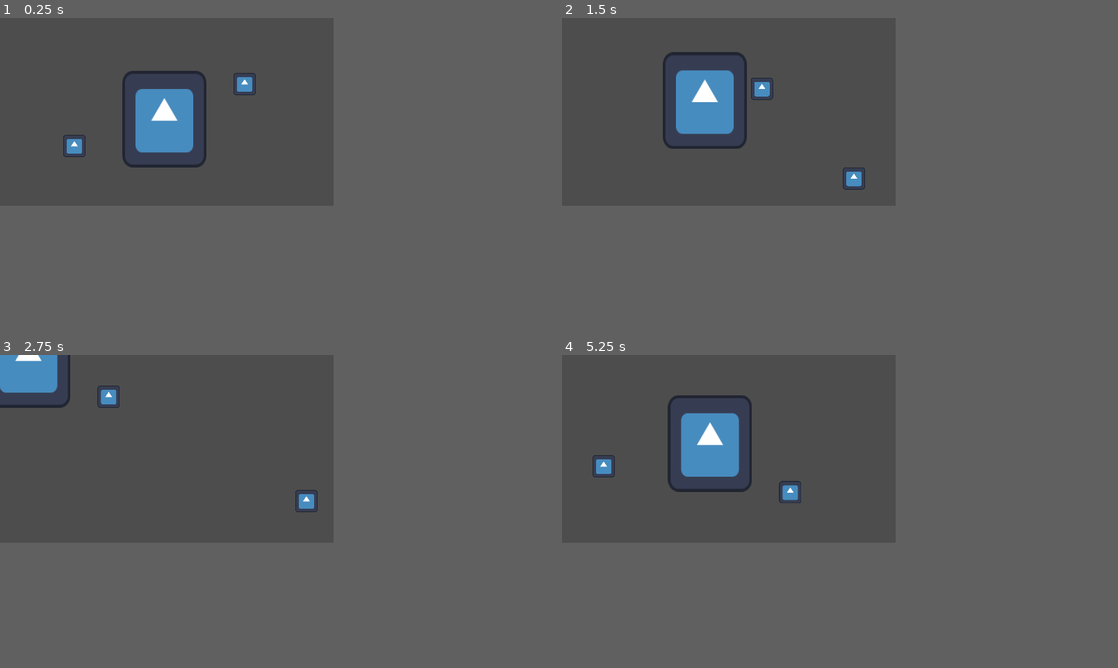
Above: before the commit, frames 1-4 (two rows, left to right).
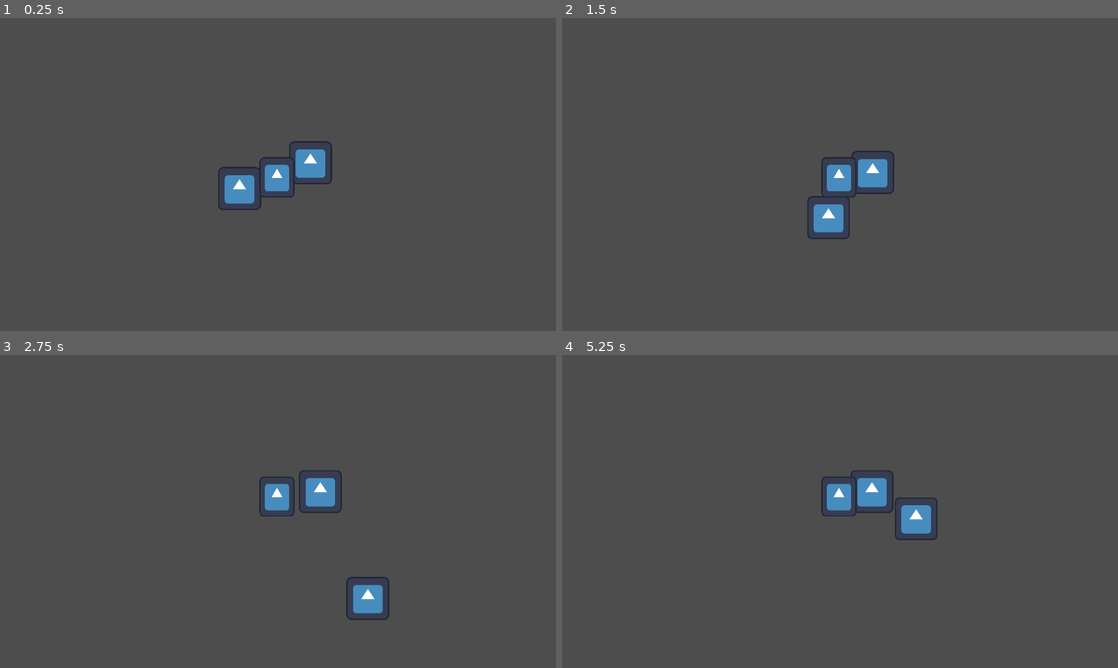
Above: after the commit, the same moments.

Repository: skycatminepokie/hackusu-25
Game: Godot game, scene res://Scenes/world.tscn
The game is run twice, just before and just after one commit, with the same random seed, the same clock (stepped at 60 frames per second) and the same inputs. The engine's default icon, where the game draws it, is replaced by a stand-in: a white triangle on a blue panel in a dark square.
Inputs:
- Up to frame 1 (0.25 s): no input
- Up to frame 2 (1.5 s): tap Enter at 0.5 s; hold D (Right) 0.53-1.28 s; tap K (Down2) at 0.6 s; hold S (Down) from 1.28 s (still down); tap J (Left2) at 1.35 s
- Up to frame 3 (2.75 s): release S (Down) at 2.03 s; hold D (Right) from 2.03 s (still down); tap L (Right2) at 2.1 s
- Up to frame 4 (5.25 s): release D (Right) at 2.78 s; hold W (Up) 2.78-3.53 s; tap one key every 0.75 s from 2.85 s: I (Up2) K (Down2) J (Left2) L (Right2); hold A (Left) 3.53-5.03 s; hold S (Down) from 5.03 s (still down)
In our replay, the window is 480x270 before the commit and 800x450 after it. These sizes can differ from the game's own. Grey fills any space a smaller window leaves; there, only what the larger window draws over its background counts as a difference.

The runs differ from the first frame. In frame 1, 4.7% of the frame differs, in the area x 11-60%, y 16-62%; in frame 2, 4.5%; in frame 3, 3.4%; in frame 4, 4.8%, in the area x 5-68%, y 12-60%.

Commit message:
fixed camera movement

Diff:
--- a/Scenes/world.tscn
+++ b/Scenes/world.tscn
@@ -5,10 +5,10 @@
 [ext_resource type="Texture2D" uid="uid://d4j473i5dkwll" path="res://Assets/icon.svg" id="2_ejpn4"]
 
 [sub_resource type="RectangleShape2D" id="RectangleShape2D_dk8tl"]
-size = Vector2(165, 286)
+size = Vector2(165, 1073)
 
 [sub_resource type="RectangleShape2D" id="RectangleShape2D_2ico7"]
-size = Vector2(485, 124)
+size = Vector2(1917.5, 124)
 
 [node name="World" type="Node2D"]
 
@@ -18,34 +18,36 @@
 [node name="StaticBody2D" type="StaticBody2D" parent="Camera2D"]
 
 [node name="CollisionShape2D" type="CollisionShape2D" parent="Camera2D/StaticBody2D"]
-position = Vector2(-321, 2)
+position = Vector2(-1044, 1.5)
 shape = SubResource("RectangleShape2D_dk8tl")
 
 [node name="StaticBody2D2" type="StaticBody2D" parent="Camera2D"]
 position = Vector2(-549.557, -643.712)
 
 [node name="CollisionShape2D" type="CollisionShape2D" parent="Camera2D/StaticBody2D2"]
-position = Vector2(876.557, 655.712)
+position = Vector2(1590.56, 635.712)
 shape = SubResource("RectangleShape2D_dk8tl")
 
 [node name="StaticBody2D3" type="StaticBody2D" parent="Camera2D"]
 
 [node name="CollisionShape2D" type="CollisionShape2D" parent="Camera2D/StaticBody2D3"]
-position = Vector2(1, -199)
+position = Vector2(-5.75, -603)
 shape = SubResource("RectangleShape2D_2ico7")
 
 [node name="StaticBody2D3" type="StaticBody2D" parent="Camera2D/StaticBody2D3"]
 position = Vector2(-183.561, 736.672)
 
 [node name="CollisionShape2D" type="CollisionShape2D" parent="Camera2D/StaticBody2D3/StaticBody2D3"]
-position = Vector2(187.561, -539.672)
+position = Vector2(200.561, -135.672)
 shape = SubResource("RectangleShape2D_2ico7")
 
 [node name="Player" parent="." instance=ExtResource("1_th2ir")]
 position = Vector2(-133, 44)
+scale = Vector2(2.0416, 1.98857)
 
 [node name="Player2" parent="." instance=ExtResource("2_51shq")]
 position = Vector2(112, -45)
+scale = Vector2(2.0416, 1.98857)
 
 [node name="Sprite2D" type="Sprite2D" parent="."]
 position = Vector2(-3.5, 5.5)
--- a/Scripts/playermovement.gd
+++ b/Scripts/playermovement.gd
@@ -43,8 +43,8 @@
 			velocity = Vector2(0, speed)
 		Vector2(1,1):
 			velocity = Vector2.ZERO
-	var ypush = pushback(screen_position.y, 60,210)
-	var xpush = pushback(screen_position.x, 60, 420)
+	var ypush = pushback(screen_position.y, 240,840)
+	var xpush = pushback(screen_position.x, 240, 1680)
 	position.y += ypush
 	position.x += xpush
 	camera.position.x -= xpush
--- a/project.godot
+++ b/project.godot
@@ -17,8 +17,8 @@
 
 [display]
 
-window/size/viewport_width=480
-window/size/viewport_height=270
+window/size/viewport_width=1920
+window/size/viewport_height=1080
 window/size/mode=2
 window/stretch/mode="viewport"
 window/stretch/aspect="ignore"
